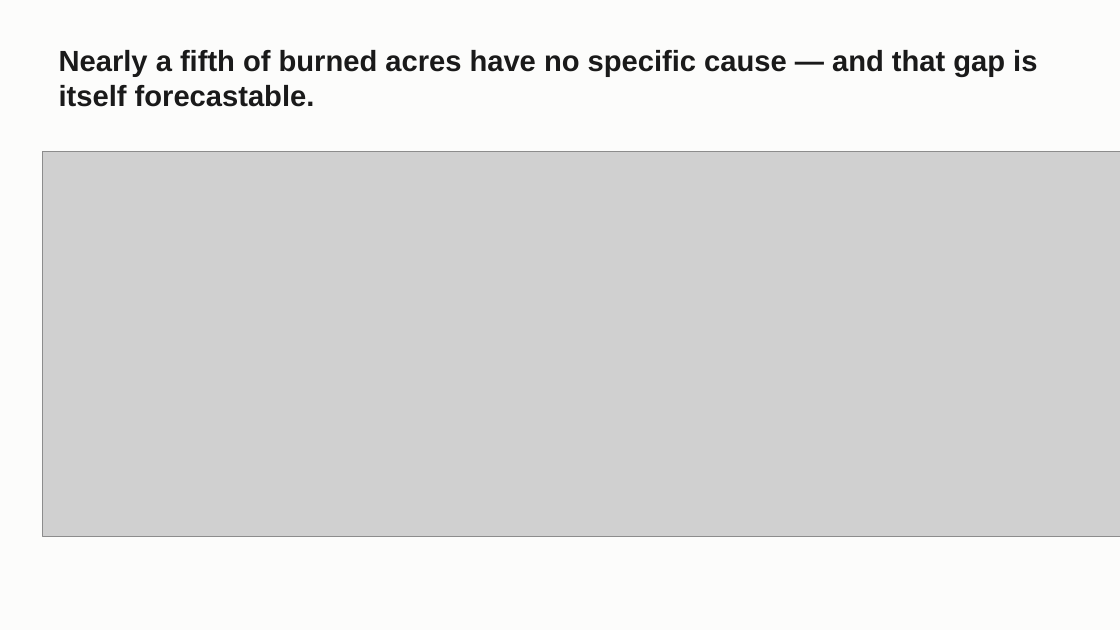
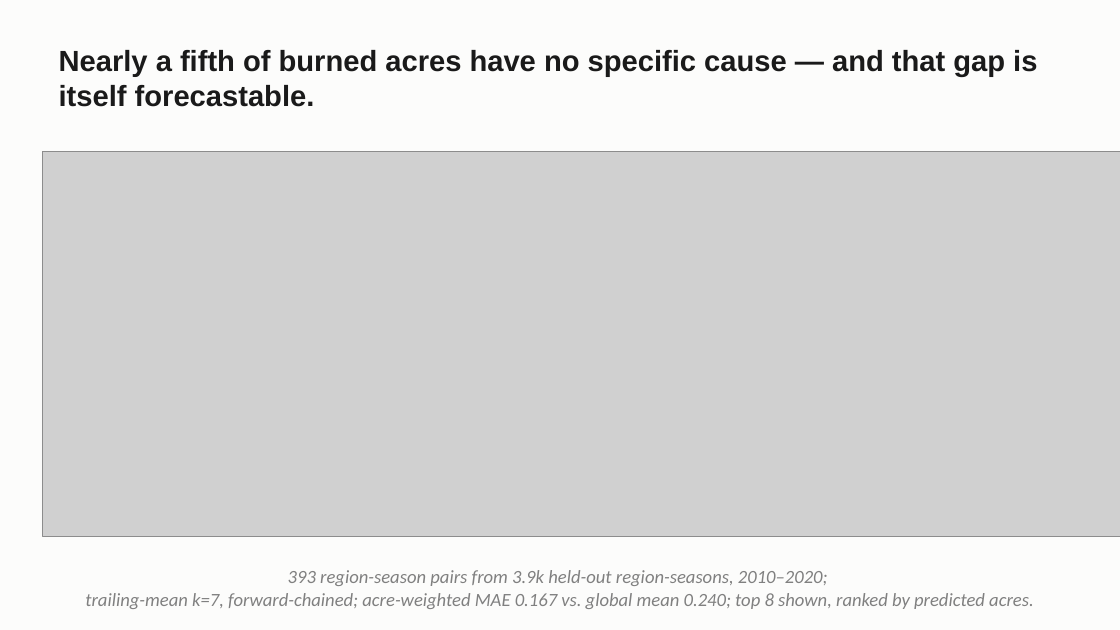
Before and after one commit to craig-rudman/MSDS696, a slide deck: slide 16 of coursework/W7/MSDS696_W7_Deck.pptx. Drawn at 1120x630 pixels with LibreOffice and Linux fonts; fonts in the diff are those of the drawing; grey boxes stand for pictures. Boxes give left, top, right and bottom in pixels: in the first picture for what was removed or moved away, otherwise in the second. Text is boxed around its words. In the diff, an @@ line names an element or a change of style, - is before the commit and + after.

```diff
--- a/coursework/W7/MSDS696_W7_Deck.pptx
+++ b/coursework/W7/MSDS696_W7_Deck.pptx
@@ text added at box(85, 570, 1034, 609), 16 pt, text #808080, italic @@
+393 region-season pairs from 3.9k held-out region-seasons, 2010–2020;
+trailing-mean k=7, forward-chained; acre-weighted MAE 0.167 vs. global mean 0.240; top 8 shown, ranked by predicted acres.
```
Also in this commit, not shown: 15 other slides changed, 1 other file.
